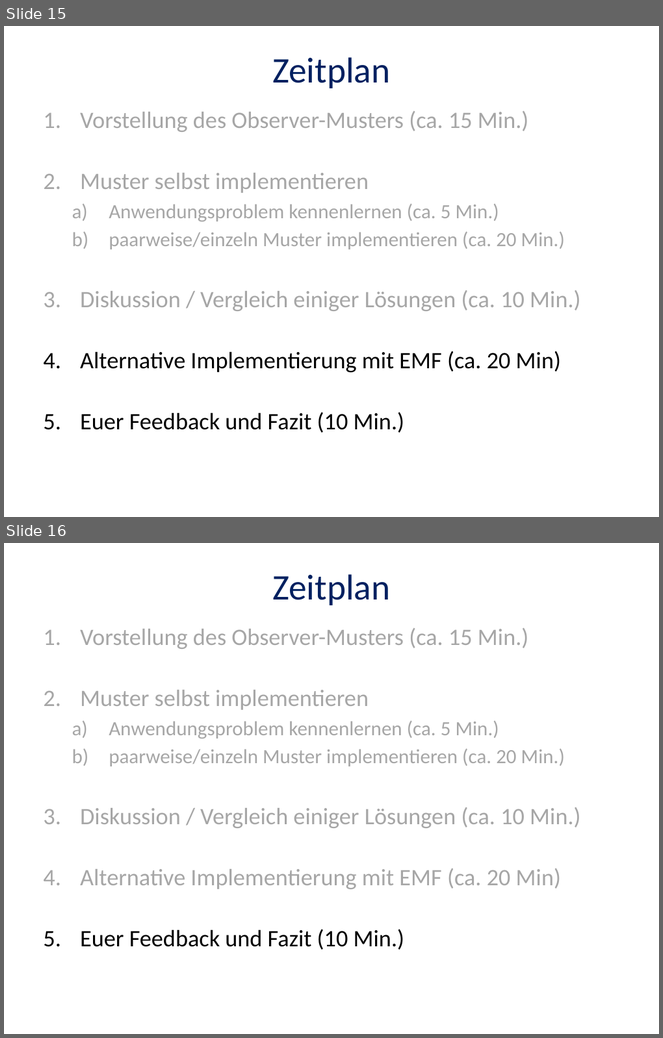
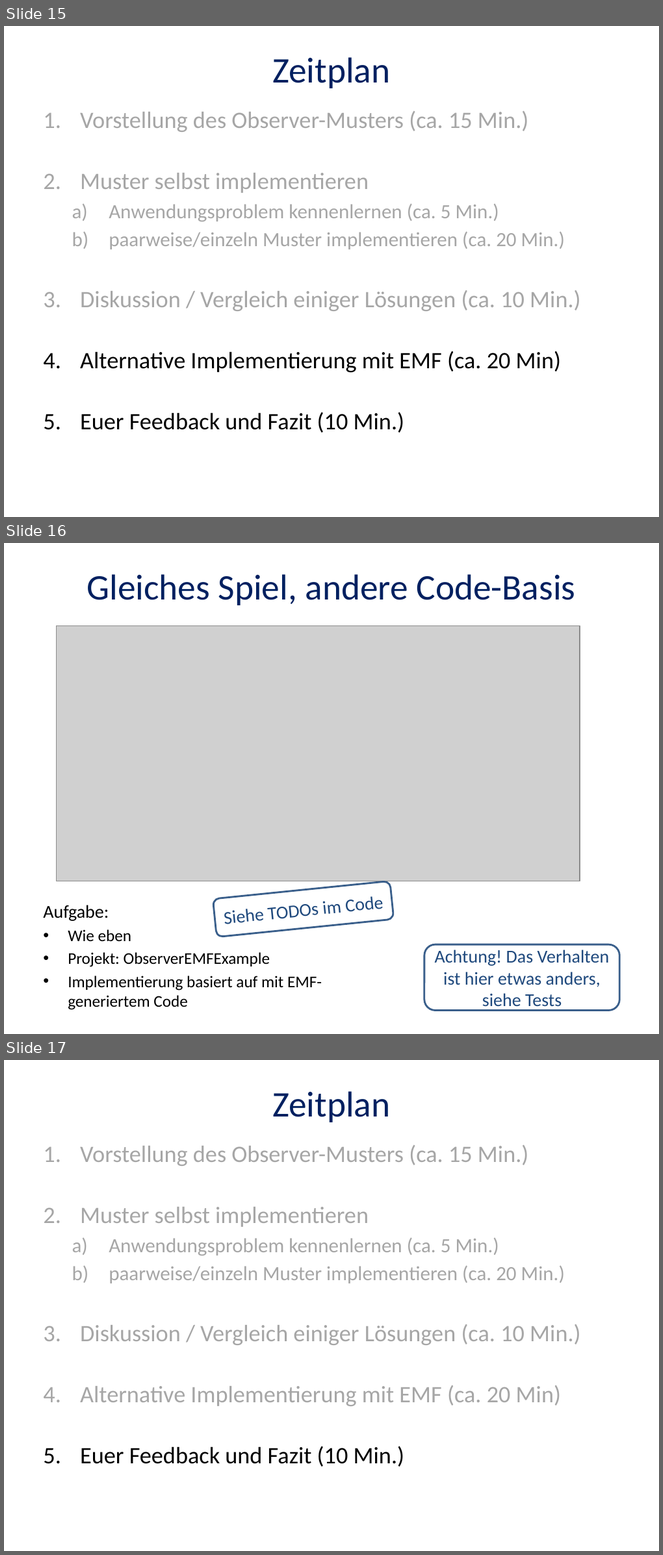
Before and after one commit to trav010/CodingDojoDPA, a slide deck: Observer/Coding-Dojo-2015-05-06.pptx. Shown one above the other, each under a label of ours: slides 15 and 16 before the commit, slides 15, 16 and 17 after it. The pictures are 663x1038 and 663x1555 pixels, drawn with LibreOffice and Linux fonts; fonts in the diff are those of the drawing; grey boxes stand for pictures. Boxes give left, top, right and bottom in pixels: in the first picture for what was removed or moved away, otherwise in the second. Text is boxed around its words. In the diff, an @@ line names an element or a change of style, - is before the commit and + after.

```diff
--- a/Observer/Coding-Dojo-2015-05-06.pptx
+++ b/Observer/Coding-Dojo-2015-05-06.pptx
@@ slide 16 added at [4, 543, 659, 1034], background #FFFFFF @@
@@ title added at [87, 574, 575, 605], 39.6 pt, text #002060 @@
+Gleiches Spiel, andere Code-Basis
@@ picture added at [57, 626, 580, 882] @@
@@ rounded rectangle added at [213, 882, 394, 937], fill #FFFFFF, outline #3A5F8C 2 pt, 20 pt, text #1F497D @@
+Siehe TODOs im Code
@@ text added at [43, 905, 322, 1010], 18 pt, text #000000 @@
+Aufgabe:
+• Wie eben
+• Projekt: ObserverEMFExample
+• Implementierung basiert auf mit EMF-generiertem Code
@@ rounded rectangle added at [425, 945, 620, 1011], fill #FFFFFF, outline #3A5F8C 2 pt, 20 pt, text #1F497D @@
+Achtung! Das Verhalten ist hier etwas anders, siehe Tests
@@ what was slide 16 is now slide 17 @@
```
Also in this commit, not shown: 3 slides changed, 5 other files.
